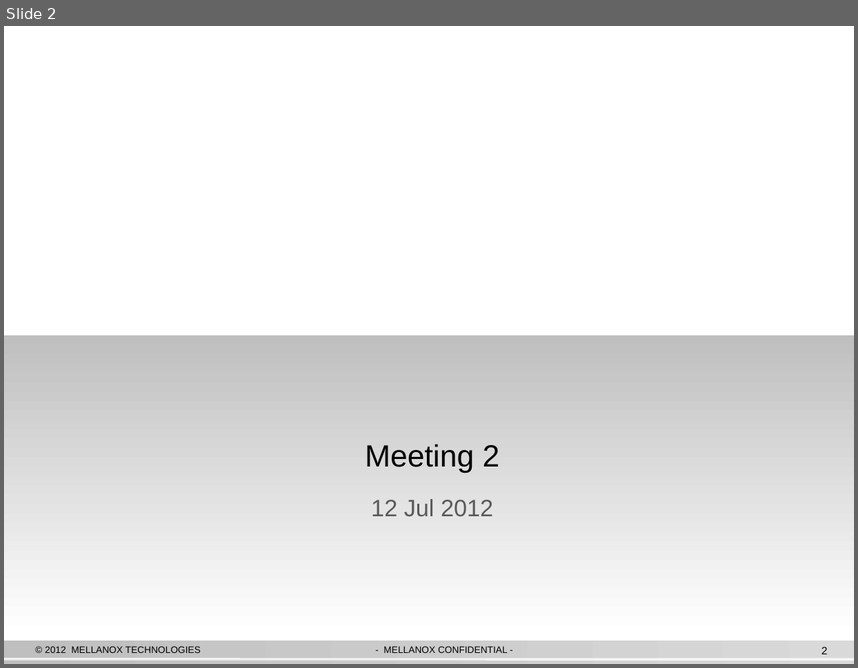
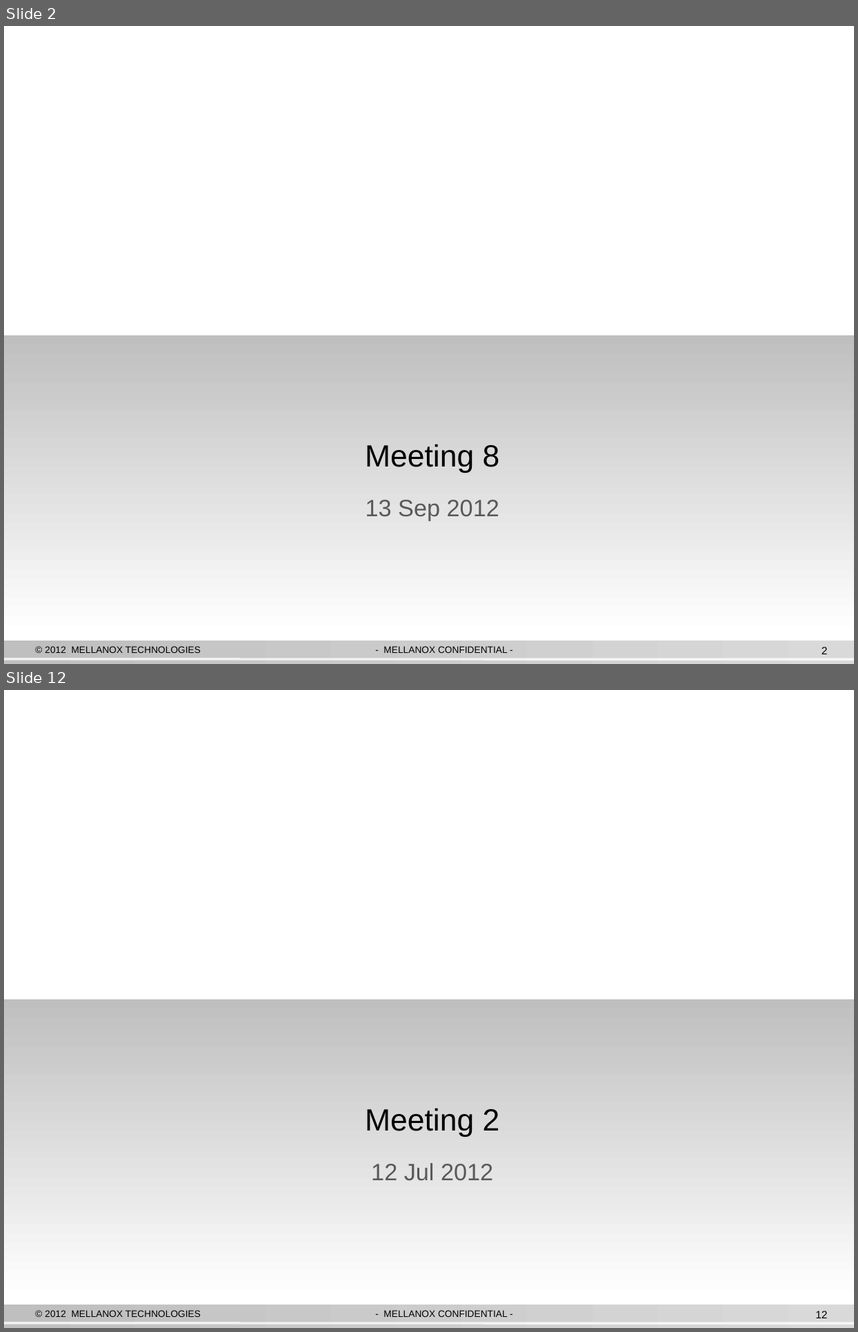
Before and after one commit to hnrose/ibssa2, a slide deck: IB SA Scalability Arch.pptx. Shown one above the other, each under a label of ours: slide 2 before the commit, slides 2 and 12 after it; the slides between them are not shown. The pictures are 858x668 and 858x1332 pixels, drawn with LibreOffice and Linux fonts; fonts in the diff are those of the drawing; background and template pictures are left out. Boxes give left, top, right and bottom in pixels: in the first picture for what was removed or moved away, otherwise in the second. Text is boxed around its words. In the diff, an @@ line names an element or a change of style, - is before the commit and + after.

```diff
--- a/IB SA Scalability Arch.pptx
+++ b/IB SA Scalability Arch.pptx
@@ slide 2 added at (x1=4, y1=26, x2=854, y2=664), background #FFFFFF; not listed: 5 template elements that a slide beside it also shows @@
@@ title added at (x1=365, y1=443, x2=500, y2=473), 26 pt, text #000000 @@
+Meeting 8
@@ text added at (x1=366, y1=499, x2=499, y2=521), 20 pt, text #595959 @@
+13 Sep 2012
@@ what was slide 2 is now slide 12 @@
@@ page number at (x1=815, y1=1310, x2=827, y2=1318): text changed @@
-2
+12
```
Also in this commit, not shown: 9 other slides added, 4 other files.
